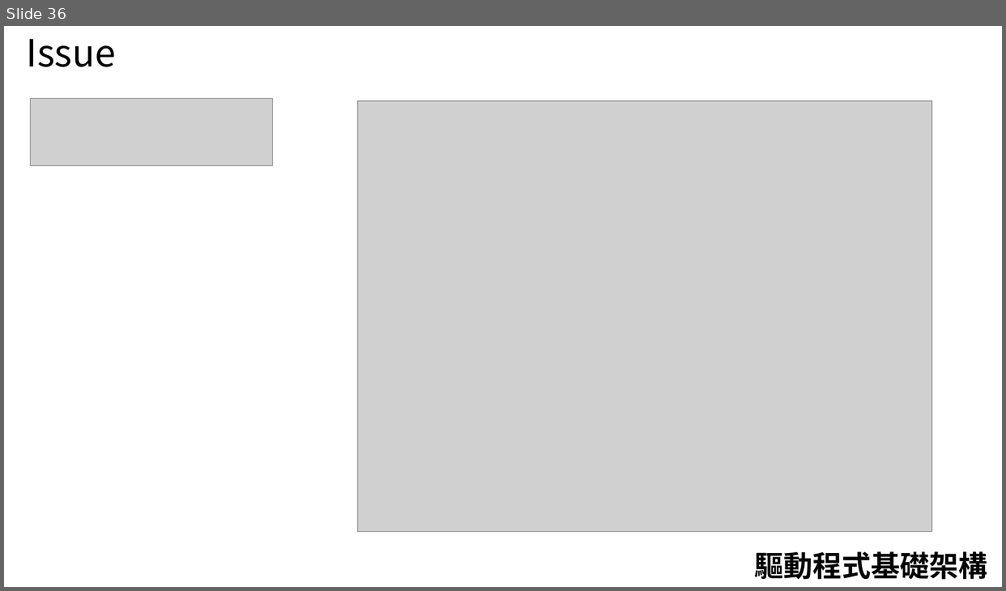
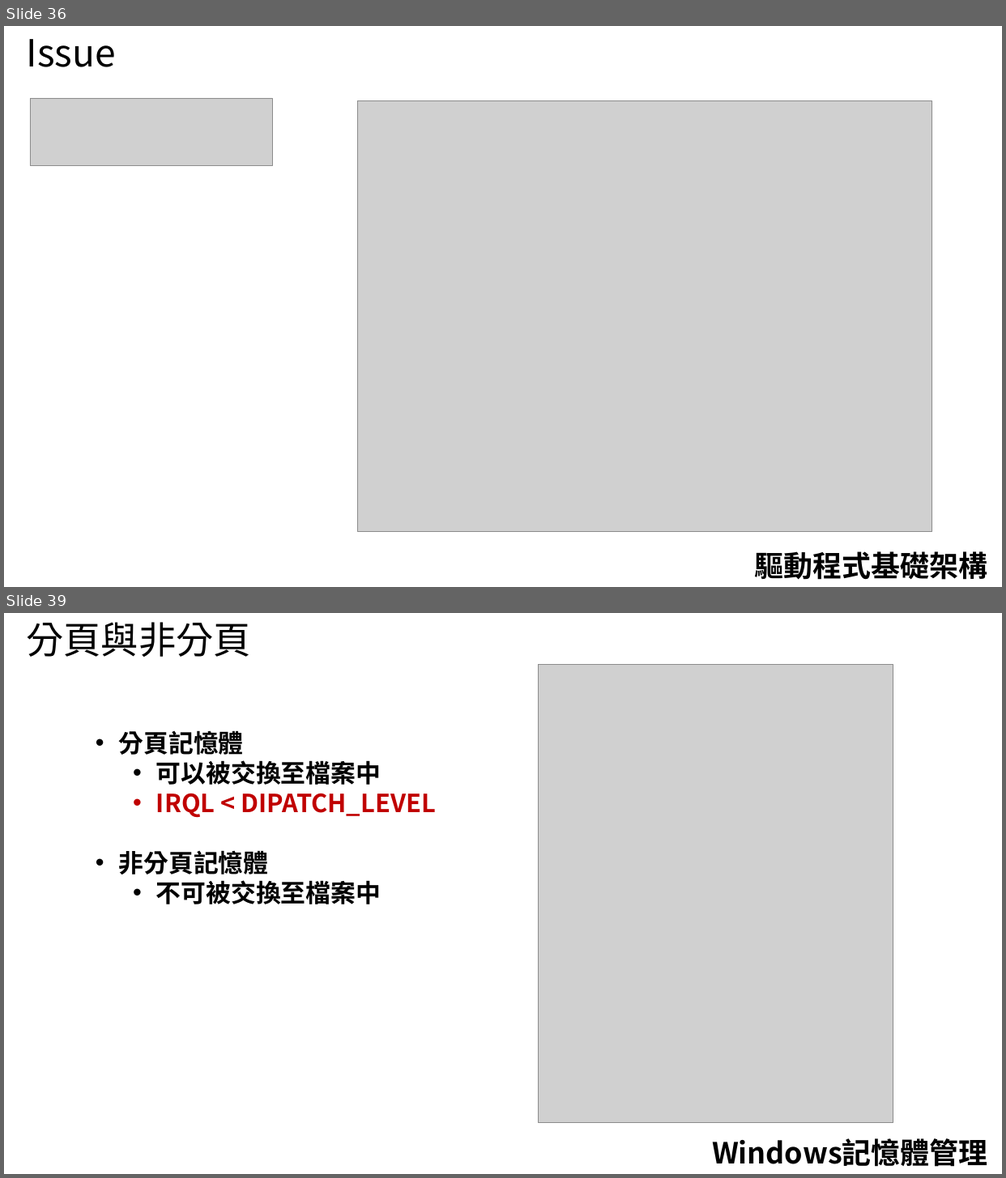
Before and after one commit to 1anhuang/Tutorial, a slide deck: WindowsDriver/Driver(Windows).pptx. Shown one above the other, each under a label of ours: slide 36 before the commit, slides 36 and 39 after it; the slides between them are not shown. The pictures are 1006x591 and 1006x1178 pixels, drawn with LibreOffice and Linux fonts; fonts in the diff are those of the drawing; grey boxes stand for pictures. Boxes give left, top, right and bottom in pixels: in the first picture for what was removed or moved away, otherwise in the second. Text is boxed around its words. In the diff, an @@ line names an element or a change of style, - is before the commit and + after.

```diff
--- a/WindowsDriver/Driver(Windows).pptx
+++ b/WindowsDriver/Driver(Windows).pptx
@@ slide 39 added at (4, 613, 1002, 1174), background #FFFFFF @@
@@ text added at (27, 622, 251, 657), 36 pt, text #000000 @@
+分頁與非分頁
@@ picture added at (538, 665, 893, 1122) @@
@@ text added at (119, 730, 436, 905), 24 pt, text #000000, bold @@
+• 分頁記憶體
+  • 可以被交換至檔案中
+  • IRQL < DIPATCH_LEVEL
+• 非分頁記憶體
+  • 不可被交換至檔案中
@@ text added at (712, 1139, 987, 1167), 28 pt, text #000000, bold @@
+Windows記憶體管理
```
Also in this commit, not shown: 1 slide changed, 10 other slides added.
